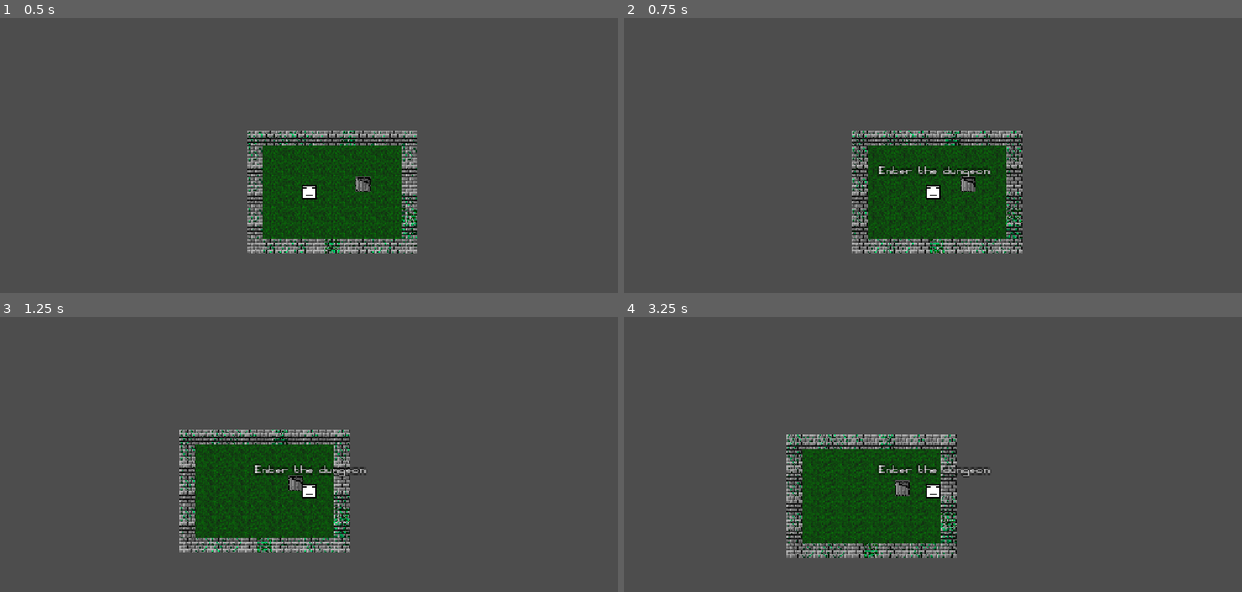
Above: before the commit, frames 1-4 (two rows, left to right).
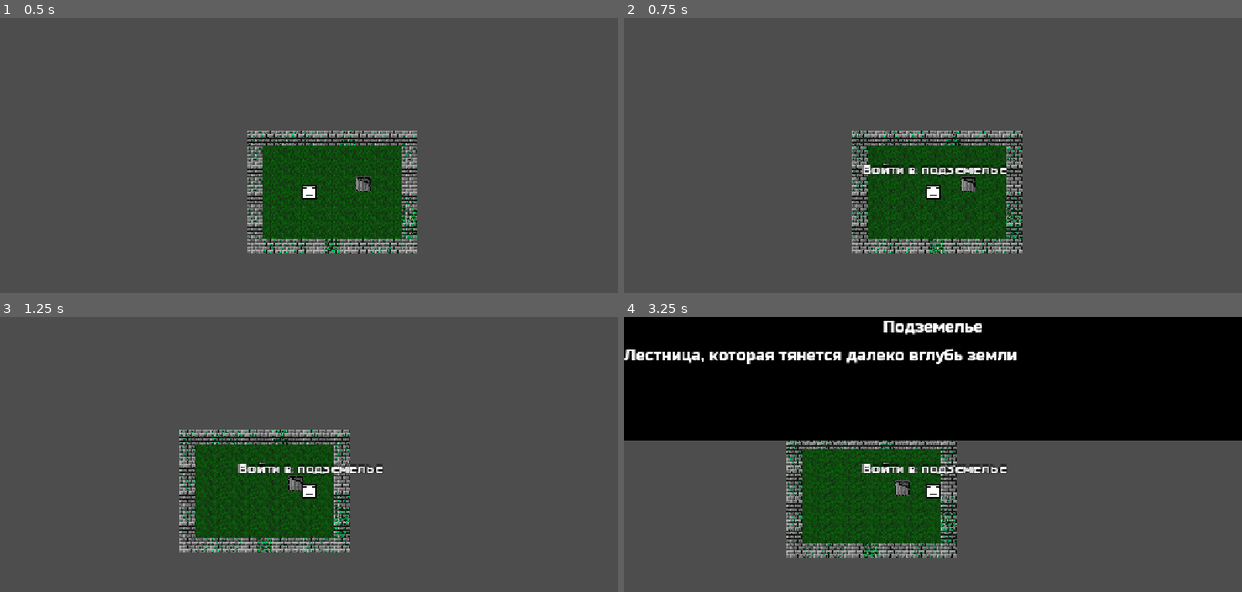
Above: after the commit, the same moments.

Repository: Rubytomatoboss/HOTD
Game: Godot game, scene res://scenes/world.tscn
Same seed, same stepped clock (60 frames per second), same inputs: the game is played once before the commit and once after it.
Inputs:
- Up to frame 1 (0.5 s): no input
- Up to frame 2 (0.75 s): tap Enter at 0.5 s; hold Right (move_right) from 0.53 s (still down); hold E (interaction) from 0.53 s (still down)
- Up to frame 3 (1.25 s): keep holding Right (move_right); keep holding E (interaction)
- Up to frame 4 (3.25 s): release Right (move_right) at 1.28 s; release E (interaction) at 1.28 s; hold Down (move_down) 1.28-2.03 s; tap E (interaction) at 1.35, 2.85 s; tap Space at 2 s; hold Right (move_right) 2.03-2.78 s; hold E (interaction) 2.03-2.78 s; tap Enter at 2.75 s; hold Up (move_up) from 2.78 s (still down)

Frame 1 is identical in both runs. In frame 2, 0.7% of the frame differs, in the area x 38-62%, y 52-58%; in frame 3, 0.7%; in frame 4, 46%, in the area x 0-100%, y 0-59%.

Commit message:
добавил чёрную рамку, но пока без кнопок

Diff:
--- a/resources/blank_object.gd
+++ b/resources/blank_object.gd
@@ -1,5 +1,6 @@
 extends Resource
 class_name UsableObject
 
+@export var interaction_name: String
 @export var name: String
 @export var description: String
--- /dev/null
+++ b/scenes/black_frame.tscn
@@ -0,0 +1,51 @@
+[gd_scene load_steps=4 format=3 uid="uid://c3iume7ejc5jr"]
+
+[ext_resource type="Script" uid="uid://bpr3dpvdix07v" path="res://scripts/black_frame.gd" id="1_h8au2"]
+[ext_resource type="FontFile" uid="uid://daetakcfbar0u" path="res://fonts/RussoOne-Regular.ttf" id="2_h8au2"]
+
+[sub_resource type="LabelSettings" id="LabelSettings_h8au2"]
+font = ExtResource("2_h8au2")
+font_size = 32
+
+[node name="BlackFrame" type="Control"]
+layout_mode = 3
+anchors_preset = 15
+anchor_right = 1.0
+anchor_bottom = 1.0
+grow_horizontal = 2
+grow_vertical = 2
+script = ExtResource("1_h8au2")
+
+[node name="ColorRect" type="ColorRect" parent="."]
+layout_mode = 1
+anchors_preset = 10
+anchor_right = 1.0
+offset_bottom = 256.0
+grow_horizontal = 2
+color = Color(0, 0, 0, 1)
+
+[node name="UpperLabel" type="Label" parent="ColorRect"]
+layout_mode = 1
+anchors_preset = 5
+anchor_left = 0.5
+anchor_right = 0.5
+offset_left = -640.0
+offset_right = 640.0
+offset_bottom = 55.0
+grow_horizontal = 2
+text = "Something"
+label_settings = SubResource("LabelSettings_h8au2")
+horizontal_alignment = 1
+
+[node name="CenterLabel" type="Label" parent="ColorRect"]
+layout_mode = 1
+anchors_preset = 4
+anchor_top = 0.5
+anchor_bottom = 0.5
+offset_top = -69.0
+offset_right = 1280.0
+offset_bottom = 128.0
+grow_vertical = 2
+text = "Something"
+label_settings = SubResource("LabelSettings_h8au2")
+autowrap_mode = 2
--- a/scenes/interacting_component.tscn
+++ b/scenes/interacting_component.tscn
@@ -1,13 +1,14 @@
 [gd_scene load_steps=5 format=3 uid="uid://b0r3514ub7c8k"]
 
-[ext_resource type="FontFile" uid="uid://duifasix0yuhj" path="res://fonts/Piksel-JAGa.ttf" id="1_ofc3v"]
 [ext_resource type="Script" uid="uid://binm2rj21rl2k" path="res://scripts/interacting_component.gd" id="1_syslh"]
+[ext_resource type="FontFile" uid="uid://daetakcfbar0u" path="res://fonts/RussoOne-Regular.ttf" id="2_syslh"]
 
 [sub_resource type="CircleShape2D" id="CircleShape2D_syslh"]
 radius = 25.0
 
 [sub_resource type="LabelSettings" id="LabelSettings_k2dsw"]
-font = ExtResource("1_ofc3v")
+font = ExtResource("2_syslh")
+font_size = 14
 outline_size = 3
 outline_color = Color(0, 0, 0, 1)
 
@@ -34,7 +35,7 @@
 offset_bottom = -11.0
 grow_horizontal = 2
 grow_vertical = 2
-text = "E to do something"
+text = "Нажми что-то, чтобы что-то"
 label_settings = SubResource("LabelSettings_k2dsw")
 horizontal_alignment = 1
 vertical_alignment = 1
--- /dev/null
+++ b/scenes/player.tscn
@@ -0,0 +1,22 @@
+[gd_scene load_steps=5 format=3 uid="uid://dvvg50n3gx6qi"]
+
+[ext_resource type="Script" uid="uid://bvwu1hfbw6nru" path="res://scripts/player.gd" id="1_qhqgy"]
+[ext_resource type="Texture2D" uid="uid://cm7ntuhsuxf25" path="res://sprites/player.png" id="2_dqkch"]
+[ext_resource type="PackedScene" uid="uid://b0r3514ub7c8k" path="res://scenes/interacting_component.tscn" id="3_qlg0r"]
+
+[sub_resource type="CircleShape2D" id="CircleShape2D_tda05"]
+radius = 8.0
+
+[node name="Player" type="CharacterBody2D"]
+scale = Vector2(2, 2)
+motion_mode = 1
+script = ExtResource("1_qhqgy")
+speed = 200
+
+[node name="Sprite" type="Sprite2D" parent="."]
+texture = ExtResource("2_dqkch")
+
+[node name="Collision" type="CollisionShape2D" parent="."]
+shape = SubResource("CircleShape2D_tda05")
+
+[node name="InteractingComponent" parent="." instance=ExtResource("3_qlg0r")]
--- /dev/null
+++ b/scenes/test_object.tscn
@@ -0,0 +1,23 @@
+[gd_scene load_steps=5 format=3 uid="uid://dd57xou3vgb58"]
+
+[ext_resource type="Script" uid="uid://b4l080h0oc31a" path="res://scripts/object.gd" id="1_v5bx4"]
+[ext_resource type="PackedScene" uid="uid://bgklx3xoev5e5" path="res://scenes/interactable.tscn" id="3_17qcy"]
+
+[sub_resource type="RectangleShape2D" id="RectangleShape2D_qn3nj"]
+size = Vector2(32, 32)
+
+[sub_resource type="CircleShape2D" id="CircleShape2D_r657h"]
+radius = 32.0
+
+[node name="Object" type="StaticBody2D"]
+collision_layer = 2
+collision_mask = 2
+script = ExtResource("1_v5bx4")
+
+[node name="CollisionShape2D" type="CollisionShape2D" parent="."]
+shape = SubResource("RectangleShape2D_qn3nj")
+
+[node name="interactable" parent="." instance=ExtResource("3_17qcy")]
+
+[node name="CollisionShape2D" type="CollisionShape2D" parent="interactable"]
+shape = SubResource("CircleShape2D_r657h")
--- a/scenes/world.tscn
+++ b/scenes/world.tscn
@@ -1,27 +1,17 @@
-[gd_scene load_steps=12 format=4 uid="uid://ctpjoaws40sin"]
+[gd_scene load_steps=7 format=4 uid="uid://ctpjoaws40sin"]
 
 [ext_resource type="TileSet" uid="uid://lgikbmvv2yjp" path="res://tilesets/test_tile_set.tres" id="1_i7141"]
-[ext_resource type="Script" uid="uid://bvwu1hfbw6nru" path="res://scripts/player.gd" id="2_4mrxx"]
-[ext_resource type="Texture2D" uid="uid://cm7ntuhsuxf25" path="res://sprites/player.png" id="3_7r4gi"]
-[ext_resource type="PackedScene" uid="uid://b0r3514ub7c8k" path="res://scenes/interacting_component.tscn" id="4_w7kh3"]
-[ext_resource type="Script" uid="uid://b4l080h0oc31a" path="res://scripts/object.gd" id="5_e3hyu"]
+[ext_resource type="PackedScene" uid="uid://dvvg50n3gx6qi" path="res://scenes/player.tscn" id="2_71j4m"]
+[ext_resource type="PackedScene" uid="uid://dd57xou3vgb58" path="res://scenes/test_object.tscn" id="3_4wyf3"]
+[ext_resource type="PackedScene" uid="uid://c3iume7ejc5jr" path="res://scenes/black_frame.tscn" id="4_k0juu"]
 [ext_resource type="Script" uid="uid://cuefcb0neh4ua" path="res://resources/blank_object.gd" id="6_q5onr"]
-[ext_resource type="PackedScene" uid="uid://bgklx3xoev5e5" path="res://scenes/interactable.tscn" id="7_jhx03"]
 
-[sub_resource type="CircleShape2D" id="CircleShape2D_tda05"]
-radius = 8.0
-
-[sub_resource type="Resource" id="Resource_tda05"]
+[sub_resource type="Resource" id="Resource_71j4m"]
 script = ExtResource("6_q5onr")
-name = "Вход в подземелье"
-description = "Вход"
+interaction_name = "Войти в подземелье"
+name = "Подземелье"
+description = "Лестница, которая тянется далеко вглубь земли"
 metadata/_custom_type_script = "uid://cuefcb0neh4ua"
-
-[sub_resource type="RectangleShape2D" id="RectangleShape2D_qn3nj"]
-size = Vector2(32, 32)
-
-[sub_resource type="CircleShape2D" id="CircleShape2D_r657h"]
-radius = 32.0
 
 [node name="World" type="Node2D"]
 
@@ -33,34 +23,17 @@
 tile_map_data = PackedByteArray("AAD8/wMAAAABABMAAAD9/wMAAAAEABMAAAD+/wMAAAAEABMAAAD//wMAAAAEABMAAAAAAAMAAAAAABMAAAABAA …(464 unchanged characters)…
 tile_set = ExtResource("1_i7141")
 
-[node name="Player" type="CharacterBody2D" parent="."]
-scale = Vector2(2, 2)
-motion_mode = 1
-script = ExtResource("2_4mrxx")
-speed = 200
-
-[node name="Sprite" type="Sprite2D" parent="Player"]
-texture = ExtResource("3_7r4gi")
-
-[node name="Collision" type="CollisionShape2D" parent="Player"]
-shape = SubResource("CircleShape2D_tda05")
+[node name="Player" parent="." instance=ExtResource("2_71j4m")]
 
 [node name="Camera2D" type="Camera2D" parent="Player"]
+scale = Vector2(0.5, 0.5)
 
-[node name="InteractingComponent" parent="Player" instance=ExtResource("4_w7kh3")]
+[node name="Object" parent="." node_paths=PackedStringArray("black_frame") instance=ExtResource("3_4wyf3")]
+position = Vector2(112, -16)
+object_stats = SubResource("Resource_71j4m")
+black_frame = NodePath("../CanvasLayer/BlackFrame")
 
-[node name="Object" type="StaticBody2D" parent="."]
-position = Vector2(112, -16)
-collision_layer = 2
-collision_mask = 2
-script = ExtResource("5_e3hyu")
-object_stats = SubResource("Resource_tda05")
+[node name="CanvasLayer" type="CanvasLayer" parent="."]
 
-[node name="CollisionShape2D" type="CollisionShape2D" parent="Object"]
-shape = SubResource("RectangleShape2D_qn3nj")
-
-[node name="interactable" parent="Object" instance=ExtResource("7_jhx03")]
-interact_name = "Enter the dungeon"
-
-[node name="CollisionShape2D" type="CollisionShape2D" parent="Object/interactable"]
-shape = SubResource("CircleShape2D_r657h")
+[node name="BlackFrame" parent="CanvasLayer" instance=ExtResource("4_k0juu")]
+visible = false
--- /dev/null
+++ b/scripts/black_frame.gd
@@ -0,0 +1,12 @@
+extends Control
+
+var upper_text: String
+var center_text: String
+
+@onready var upper_label: Label = $ColorRect/UpperLabel
+@onready var center_label: Label = $ColorRect/CenterLabel
+
+
+func _process(delta: float) -> void:
+	upper_label.text = upper_text
+	center_label.text = center_text
--- a/scripts/interactable.gd
+++ b/scripts/interactable.gd
@@ -5,3 +5,6 @@
 
 var interact: Callable = func(): #пустая функция, в которую добавляются условия скриптом объекта
 	pass
+
+func _ready() -> void:
+	interact_name = get_parent().object_stats.interaction_name
--- a/scripts/object.gd
+++ b/scripts/object.gd
@@ -2,9 +2,15 @@
 
 @export var object_stats: UsableObject
 @onready var interactable: Area2D = $interactable
+@export var black_frame: Control
 
 func _ready() -> void:
 	interactable.interact = _on_interact
 
 func _on_interact():
-	OS.alert("Произошло взаимодействие", "Внимание!")
+	if black_frame.visible:
+		black_frame.hide()
+	else:
+		black_frame.show()
+		black_frame.upper_text = object_stats.name
+		black_frame.center_text = object_stats.description
Binary file removed: fonts/Piksel-JAGa.ttf
Binary file added: fonts/RussoOne-Regular.ttf
Not shown, changed: fonts/RussoOne-Regular.ttf.import
Not shown, added: scripts/black_frame.gd.uid
